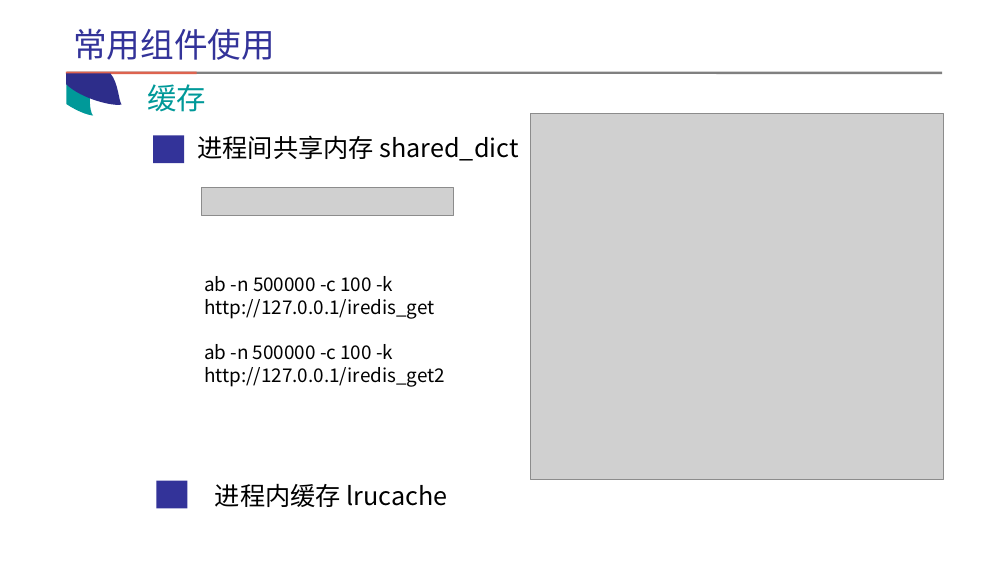
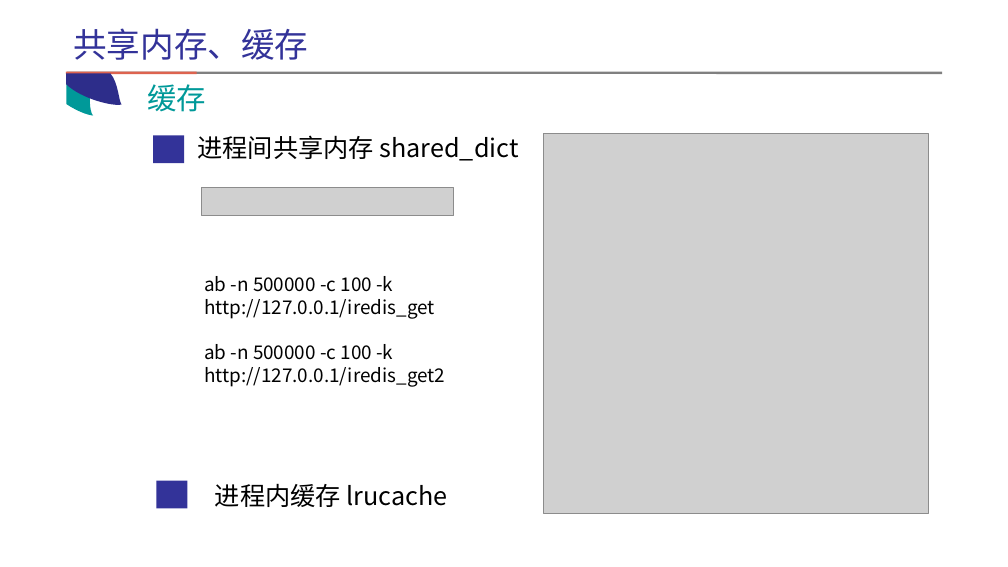
Before and after one commit to coder-zhuyu/OpenResty-share, a slide deck: slide 29 of openresty-share.pptx (slide 20 before the commit). Drawn at 1008x567 pixels with LibreOffice and Linux fonts; fonts in the diff are those of the drawing; grey boxes stand for pictures. Boxes give left, top, right and bottom in pixels: in the first picture for what was removed or moved away, otherwise in the second. Text is boxed around its words. In the diff, an @@ line names an element or a change of style, - is before the commit and + after.

```diff
--- a/openresty-share.pptx
+++ b/openresty-share.pptx
@@ text at [73, 28, 308, 60]: text changed @@
-常用组件使用
+共享内存、缓存
@@ picture: place and size @@
-picture at [531, 113, 944, 480]
+picture at [544, 134, 929, 513]
```
Also in this commit, not shown: 12 other slides changed, 10 slides added, 14 other files.
